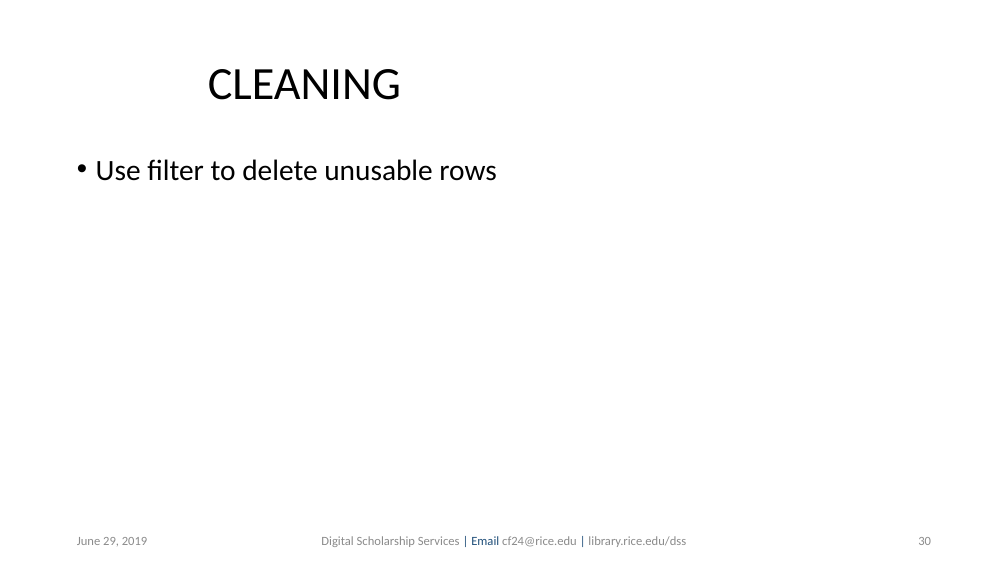
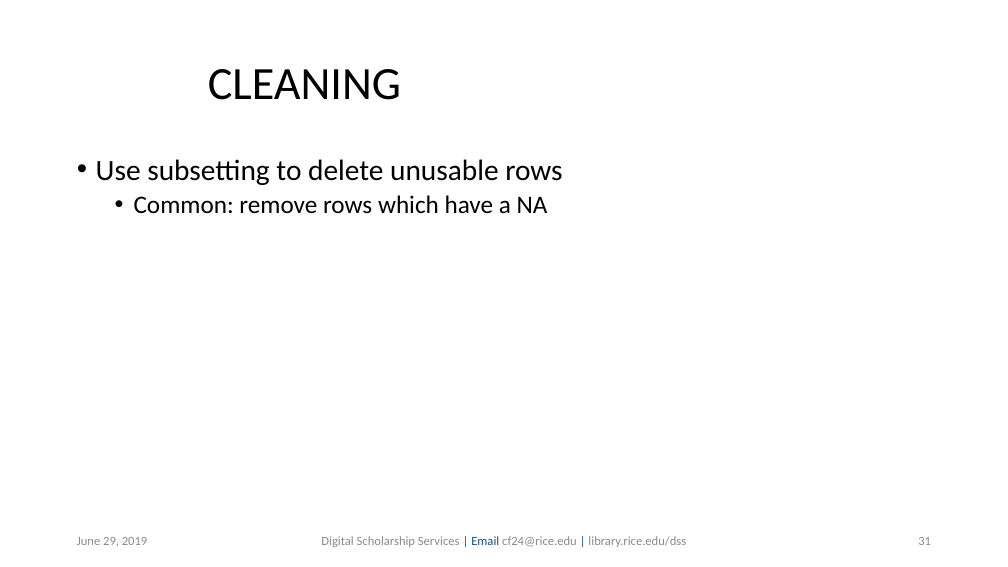
Before and after one commit to bakitybacon/rice-data-and-donuts, a slide deck: slide 31 of introR/Introduction to R.pptx (slide 30 before the commit). Drawn at 1008x567 pixels with LibreOffice and Linux fonts; fonts in the diff are those of the drawing; background and template pictures are left out. Boxes give left, top, right and bottom in pixels: in the first picture for what was removed or moved away, otherwise in the second. Text is boxed around its words. In the diff, an @@ line names an element or a change of style, - is before the commit and + after.

```diff
--- a/introR/Introduction to R.pptx
+++ b/introR/Introduction to R.pptx
@@ text at [96,159,562,213]: text changed @@
-• Use filter to delete unusable rows
+• Use subsetting to delete unusable rows
+  • Common: remove rows which have a NA
@@ page number at [918,537,931,545]: text changed @@
-30
+31
```
Also in this commit, not shown: 16 other slides changed, 1 other file.
